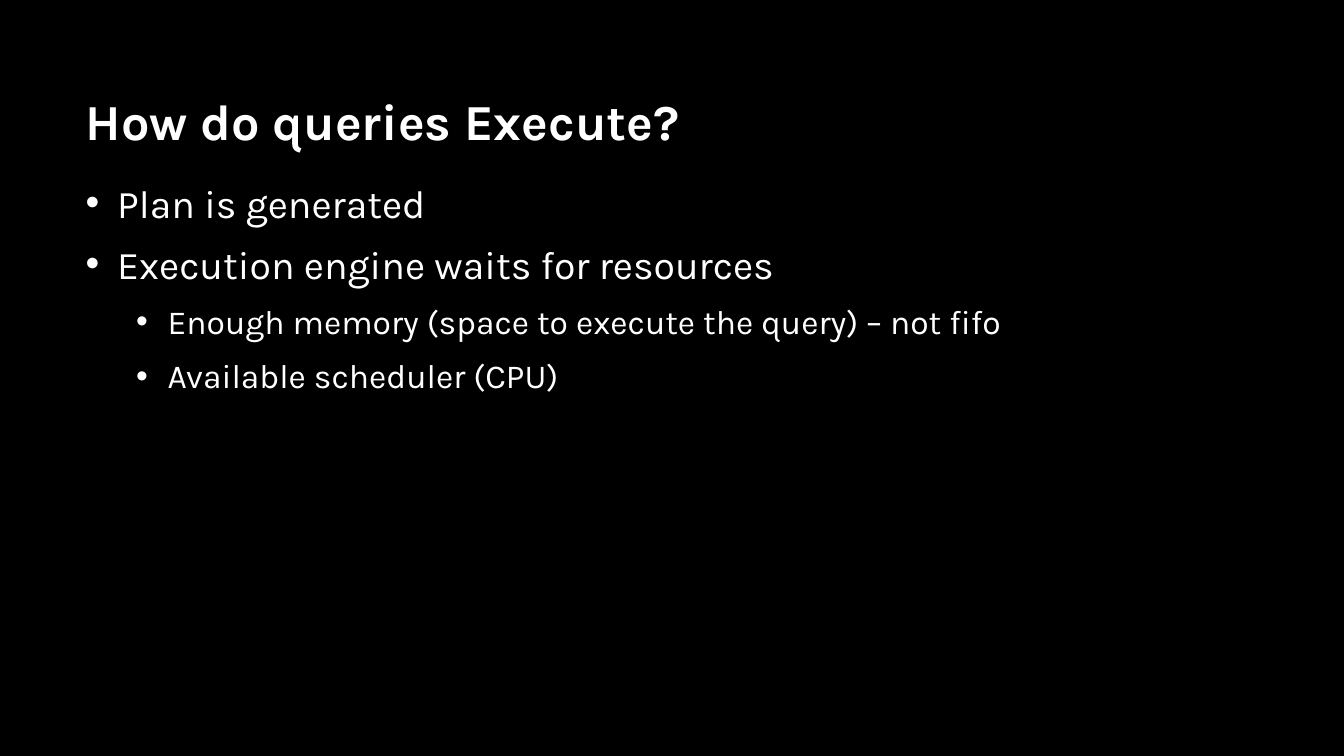
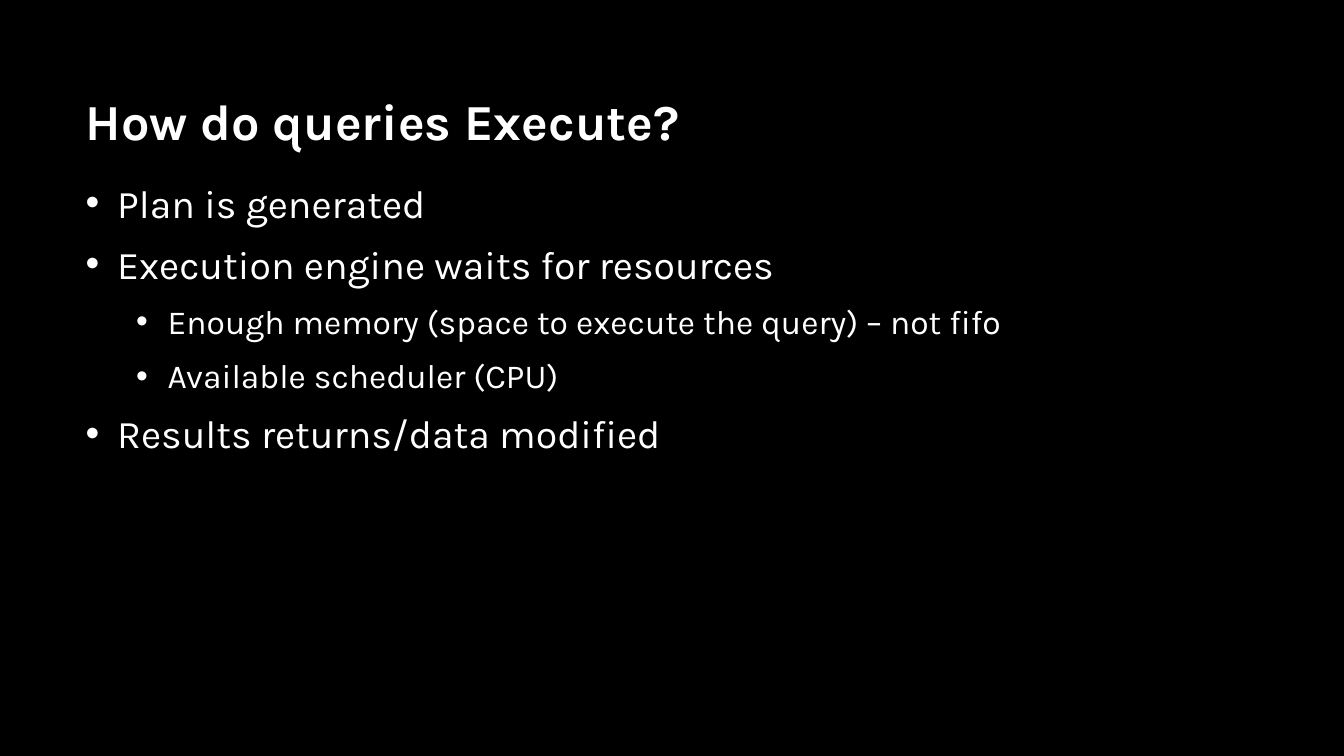
Before and after one commit to sabinio/SQLTraining, a slide deck: slide 4 of Slides/3. Query Execution.pptx (slide 3 before the commit). Drawn at 1344x756 pixels with LibreOffice and Linux fonts; fonts in the diff are those of the drawing; background and template pictures are left out. Boxes give left, top, right and bottom in pixels: in the first picture for what was removed or moved away, otherwise in the second. Text is boxed around its words. In the diff, an @@ line names an element or a change of style, - is before the commit and + after.

```diff
--- a/Slides/3. Query Execution.pptx
+++ b/Slides/3. Query Execution.pptx
@@ text at [117,419,660,451]: paragraph added @@
+• Results returns/data modified
```
Also in this commit, not shown: 6 other slides changed, 8 slides added, 3 slides removed, 1 other file.
